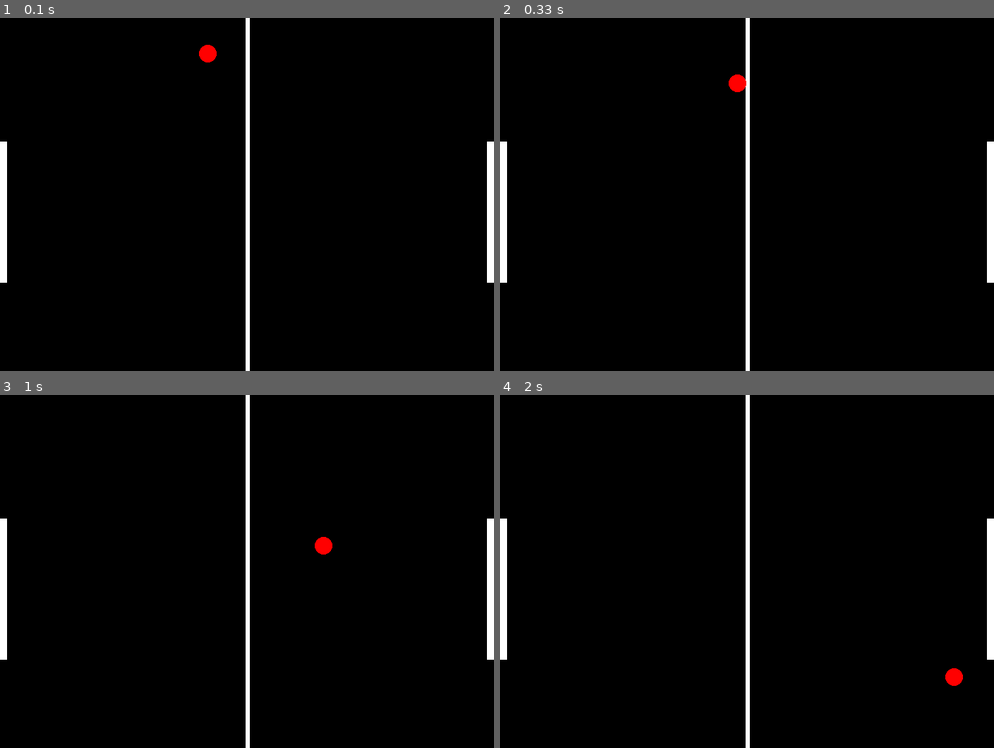
Above: before the commit, frames 1-4 (two rows, left to right).
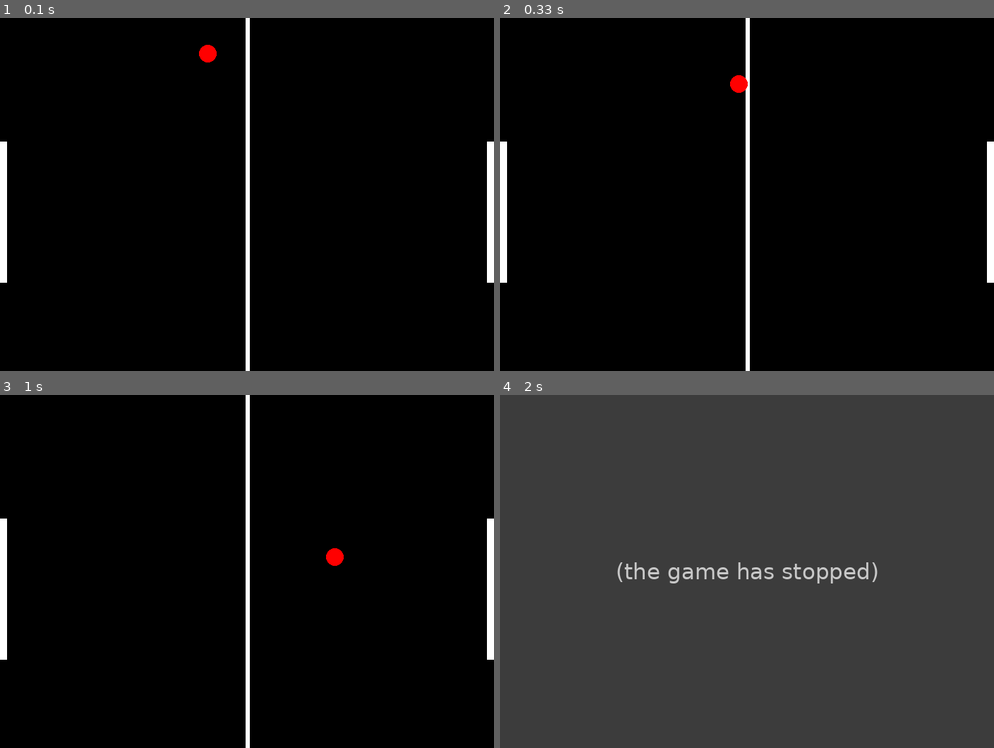
Above: after the commit, the same moments.

Repository: Sneebog/2023-Baldrey
Game: pygame game, started from pygamepong.py
The game is run twice, just before and just after one commit, with the same random seed, the same clock (stepped at 60 frames per second) and the same inputs.
Inputs:
- Up to frame 1 (0.1 s): no input
- Up to frame 2 (0.33 s): no input
- Up to frame 3 (1 s): tap S at 0.33 s; tap W at 0.67 s
- Up to frame 4 (2 s): no input

Frame 1 is identical in both runs. In frame 2, less than 0.1% of the frame differs, in the area x 46-51%, y 16-22%; in frame 3, 0.3%; in frame 4, 100%, in the area x 0-100%, y 0-100%.
After the commit the program exited at 1.98 s; later frames show no game.

Commit message:
Update pygamepong.py

Diff:
--- a/pygamepong.py
+++ b/pygamepong.py
@@ -1,6 +1,6 @@
 import random
 import pygame
-
+#deport Seth
 # Define some colors
 BLACK = (0, 0, 0)
 WHITE = (255, 255, 255)
@@ -14,7 +14,7 @@
 y_speed, y2_speed, x_speed = 0, 0, 0
 xball = random.random() * 500
 plint = 0
-
+x = 0
 pygame.init()
 
 # Set the width and height of the screen [width, height]
@@ -27,7 +27,9 @@
 
 # Used to manage how fast the screen updates
 clock = pygame.time.Clock()
-
+pygame.mixer.init()
+pygame.mixer.music.load("shakira.mp3")
+pygame.mixer.music.play(-1,0.0)
 # -------- Main Program Loop -----------
 while not done:
     # --- Main event loop
@@ -35,7 +37,7 @@
     # --- Game logic should go here
 
     #Game win or lose
-    if xball <= 5 and (yball >= y - 10 and yball <= y + 200 ) or (xball >= 680 and (yball >= y2 - 10 and yball <= y2 + 200 )):
+    if xball <= 10 and (yball >= y - 10 and yball <= y + 200 ) or (xball >= 670 and (yball >= y2 - 10 and yball <= y2 + 200 )):
         xoffset = xoffset * -1
     elif xball <= 0:
         done = True
@@ -89,6 +91,8 @@
         # If it is an arrow key, reset vector back to zero
             if event.key == pygame.K_w or event.key == pygame.K_s:
                 y2_speed = 0
+    #Ai code for the second paddle
+
     # --- Screen-clearing code goes here
     # Move the objects according to the speed vector.
     y += y_speed
@@ -99,16 +103,17 @@
         xoffset = xoffset * -1
     if yball < 0 or yball >= 485:
         yoffset = yoffset * -1
-    yoffset += 0.001
-    xoffset += 0.001
-    # Here, we clear the screen to white. Don't put other drawing commands
+    yoffset += 0.01
+    xoffset += 0.01
+
+    # Here, we clear the screen to white. Don't put other drawing commandsw
     # above this, or they will be erased with this command.
     # If you want a background image, replace this clear with blit'ing the
     # background image.
     screen.fill(BLACK)
 
     # --- Drawing code should go here
-    pygame.draw.rect(screen, WHITE, [0, y, 10, 200 ])
+    pygame.draw.rect(screen, WHITE, [x, y, 10, 200 ])
     pygame.draw.rect(screen, WHITE, [690, y2, 700, 200 ])
     pygame.draw.line(screen, WHITE, [350,0], [350, 500], 6)
     pygame.draw.ellipse(screen, RED, [xball,yball,25,25], 0)
@@ -118,6 +123,6 @@
 
     # --- Limit to 60 frames per second
     clock.tick(60)
-print(answer)
+print(answer, "没有共产党就没有新中国 没有共产党就没有新中国 共产党辛劳为民族 共产党他一心救中国他指给了人民解放的道路 他领导中国走向光明 他坚持了抗战八年多 他改善了人民生活 他建设了敌后根据地 他实行了民主好处多 没有共产党就没有新中国 没有共产党就没有新中国")
 # Close the window and quit.
 pygame.quit()
